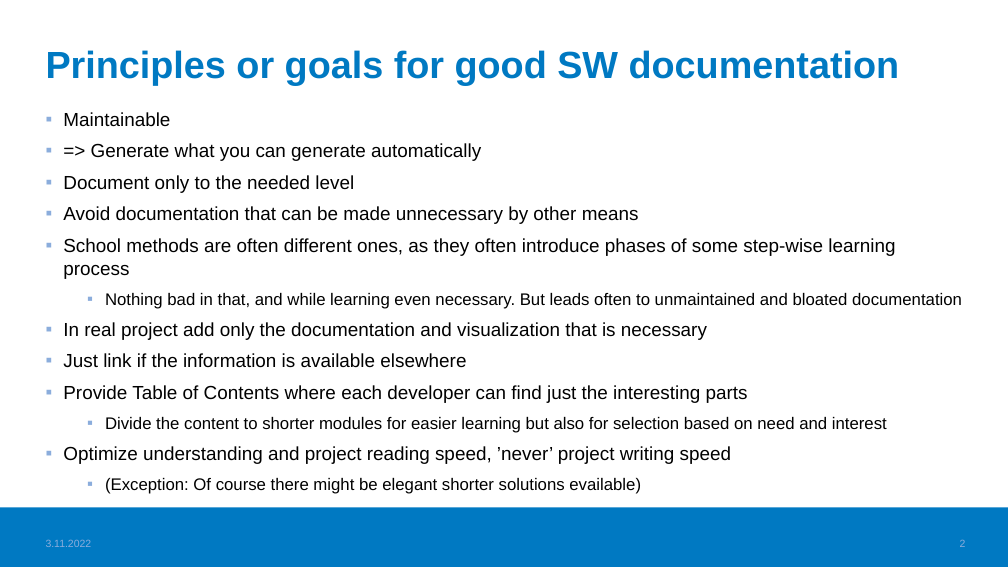
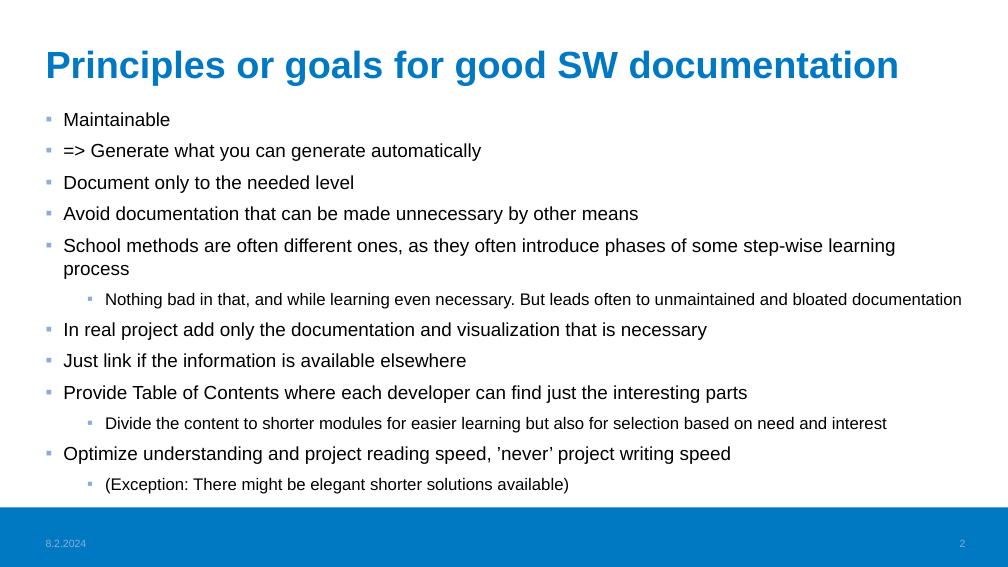
Before and after one commit to haagahelia/ohke-teknologiat, a slide deck: slide 2 of 06_ohjelmistoarkkitehtuurit_ja_patternit/documentation_principles_for_sw_projects.pptx. Drawn at 1008x567 pixels with LibreOffice and Linux fonts; fonts in the diff are those of the drawing; background and template pictures are left out. Boxes give left, top, right and bottom in pixels: in the first picture for what was removed or moved away, otherwise in the second. Text is boxed around its words. In the diff, an @@ line names an element or a change of style, - is before the commit and + after.

```diff
--- a/06_ohjelmistoarkkitehtuurit_ja_patternit/documentation_principles_for_sw_projects.pptx
+++ b/06_ohjelmistoarkkitehtuurit_ja_patternit/documentation_principles_for_sw_projects.pptx
@@ text at <box>105,478,569,494</box>: text changed @@
-  ▪ (Exception: Of course there might be elegant shorter solutions evailable)
+  ▪ (Exception: There might be elegant shorter solutions available)
@@ text at <box>46,539,87,547</box>: text changed @@
-3.11.2022
+8.2.2024
```
Also in this commit, not shown: 7 other slides changed, 3 other files.
